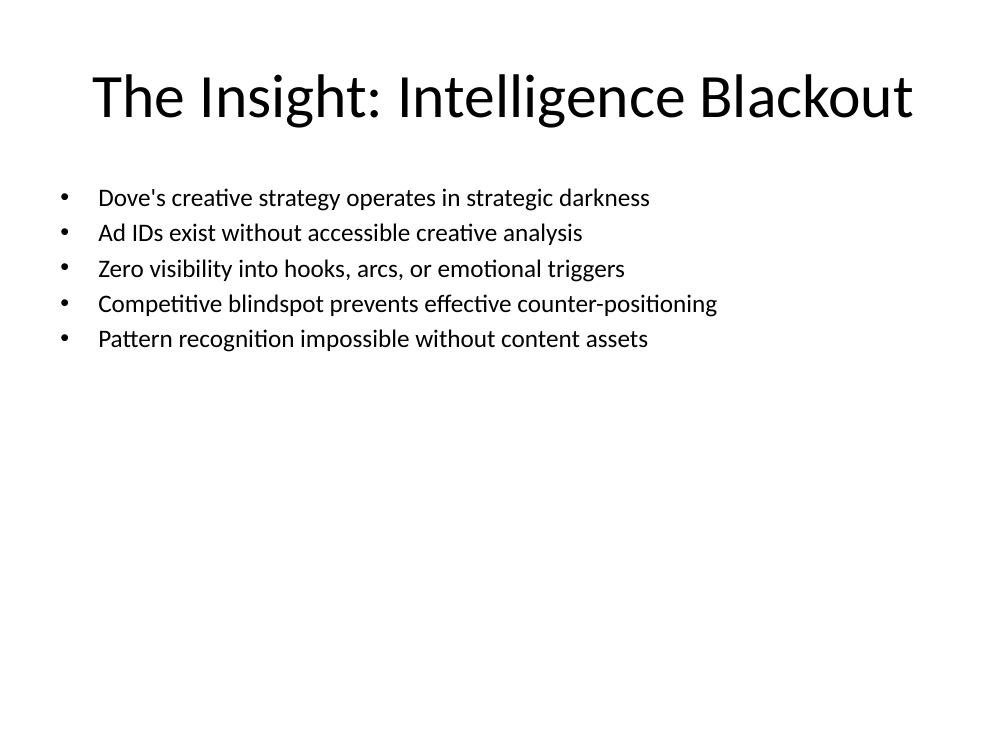
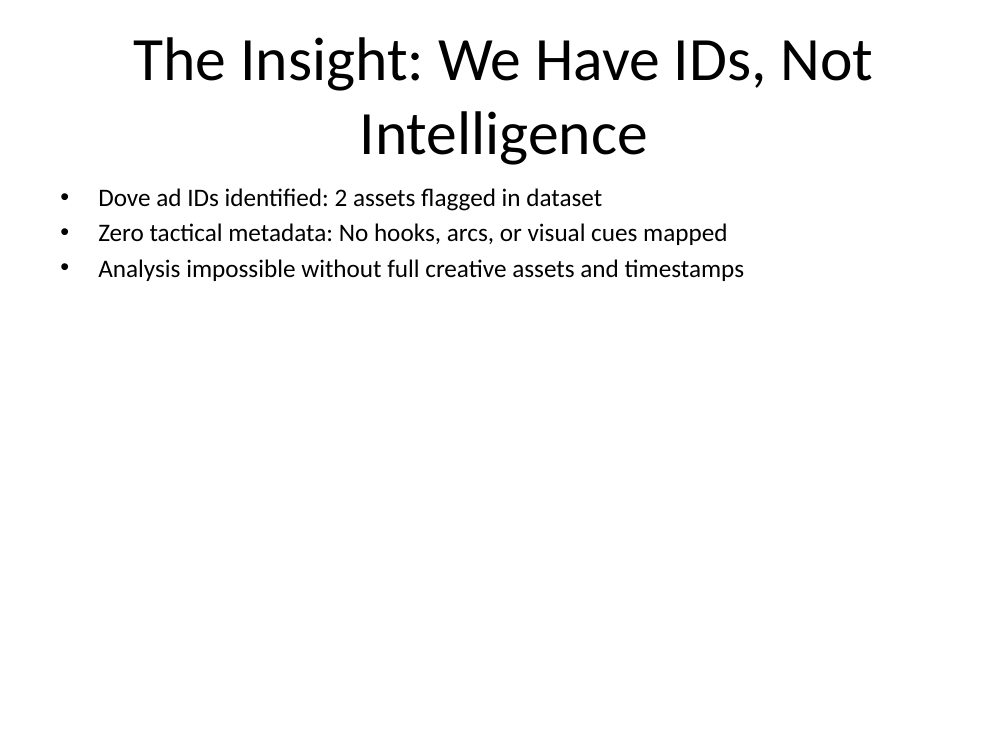
Before and after one commit to shreelakham/Ad-Autopsy, a slide deck: slide 2 of cache/pitch.pptx. Drawn at 1008x756 pixels with LibreOffice and Linux fonts; fonts in the diff are those of the drawing. Boxes give left, top, right and bottom in pixels: in the first picture for what was removed or moved away, otherwise in the second. Text is boxed around its words. In the diff, an @@ line names an element or a change of style, - is before the commit and + after.

```diff
--- a/cache/pitch.pptx
+++ b/cache/pitch.pptx
@@ title at <box>133,37,874,165</box>: text changed @@
-The Insight: Intelligence Blackout
+The Insight: We Have IDs, Not Intelligence
@@ text at <box>98,188,745,281</box>: text changed @@
-• Dove's creative strategy operates in strategic darkness
-• Ad IDs exist without accessible creative analysis
-• Zero visibility into hooks, arcs, or emotional triggers
-• Competitive blindspot prevents effective counter-positioning
-• Pattern recognition impossible without content assets
+• Dove ad IDs identified: 2 assets flagged in dataset
+• Zero tactical metadata: No hooks, arcs, or visual cues mapped
+• Analysis impossible without full creative assets and timestamps
```
Also in this commit, not shown: 1 other slide changed, 3 slides added, 3 slides removed, 7 other files.
